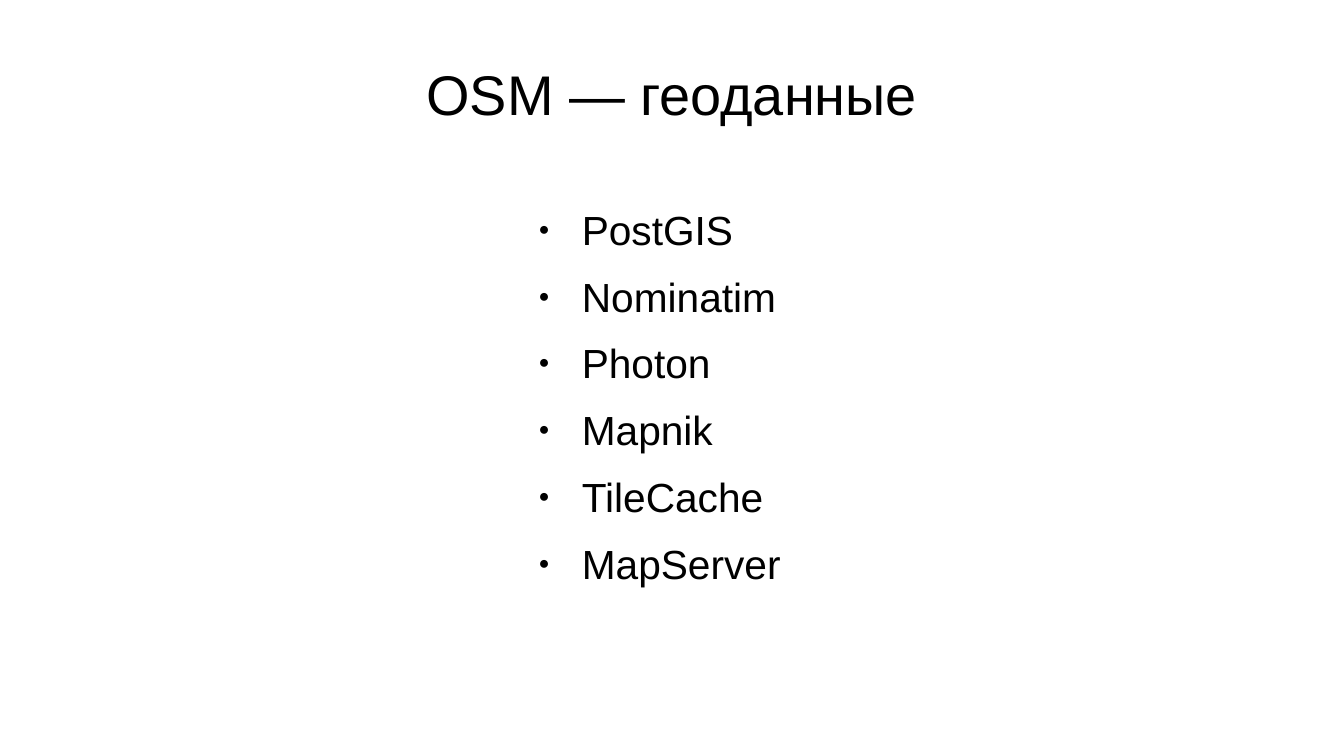
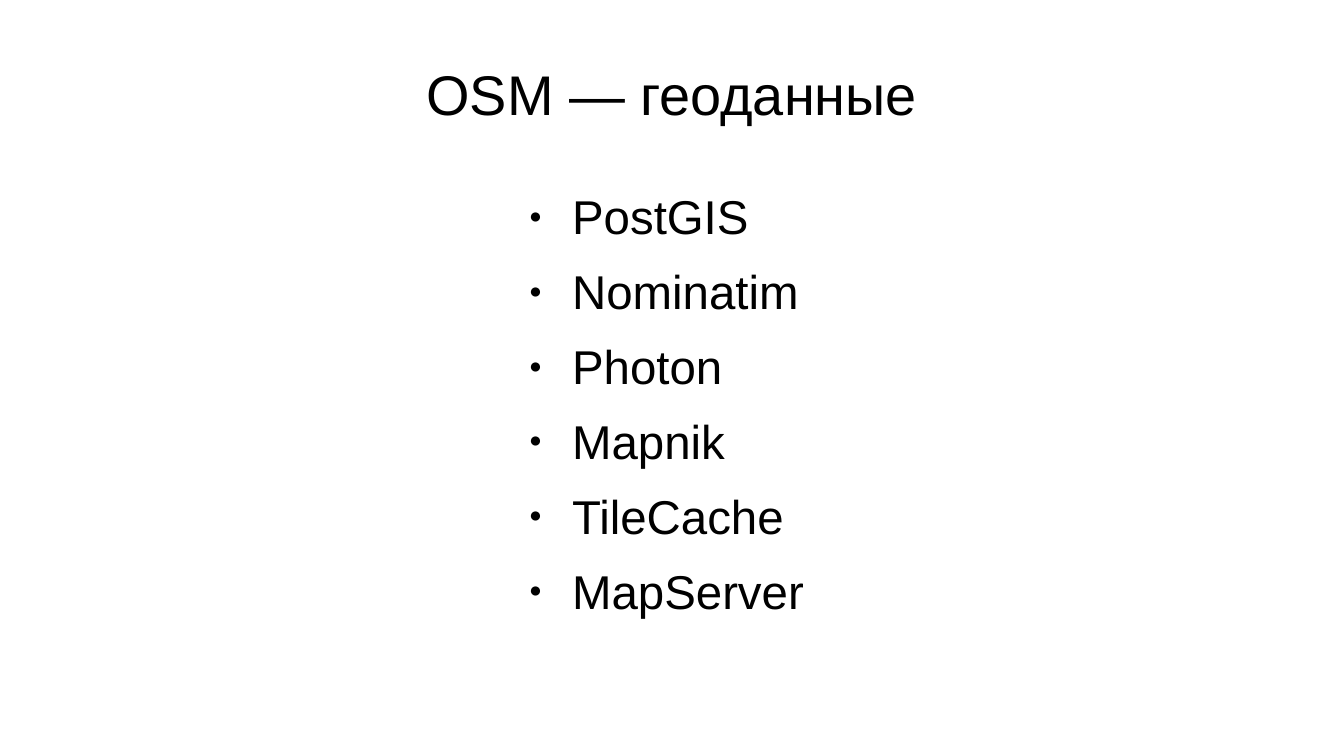
Before and after one commit to altandemircan/osm-leaflet-pres, a slide deck: slide 3 of osm-leaflet.odp. Drawn at 1344x756 pixels with LibreOffice and Linux fonts; fonts in the diff are those of the drawing. Boxes give left, top, right and bottom in pixels: in the first picture for what was removed or moved away, otherwise in the second. Text is boxed around its words. In the diff, an @@ line names an element or a change of style, - is before the commit and + after.

```diff
--- a/osm-leaflet.odp
+++ b/osm-leaflet.odp
@@ text "PostGIS": place and size @@
-text "PostGIS" at <box>582,216,781,586</box>
+text "PostGIS" at <box>572,201,804,619</box>
@@ text "PostGIS" at <box>572,201,804,619</box>: size 24 to 28 pt @@
```
Also in this commit, not shown: 2 slides added, 1 other file.
